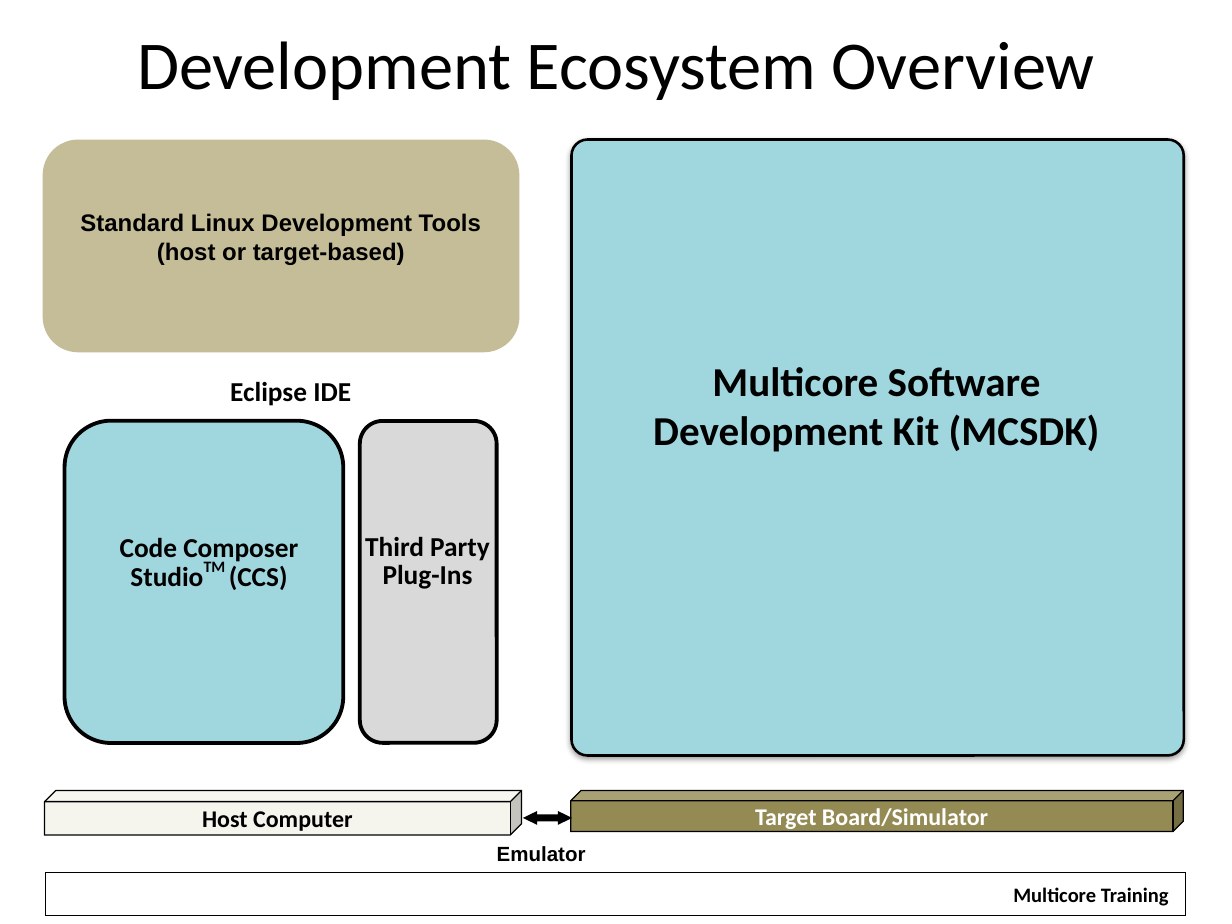
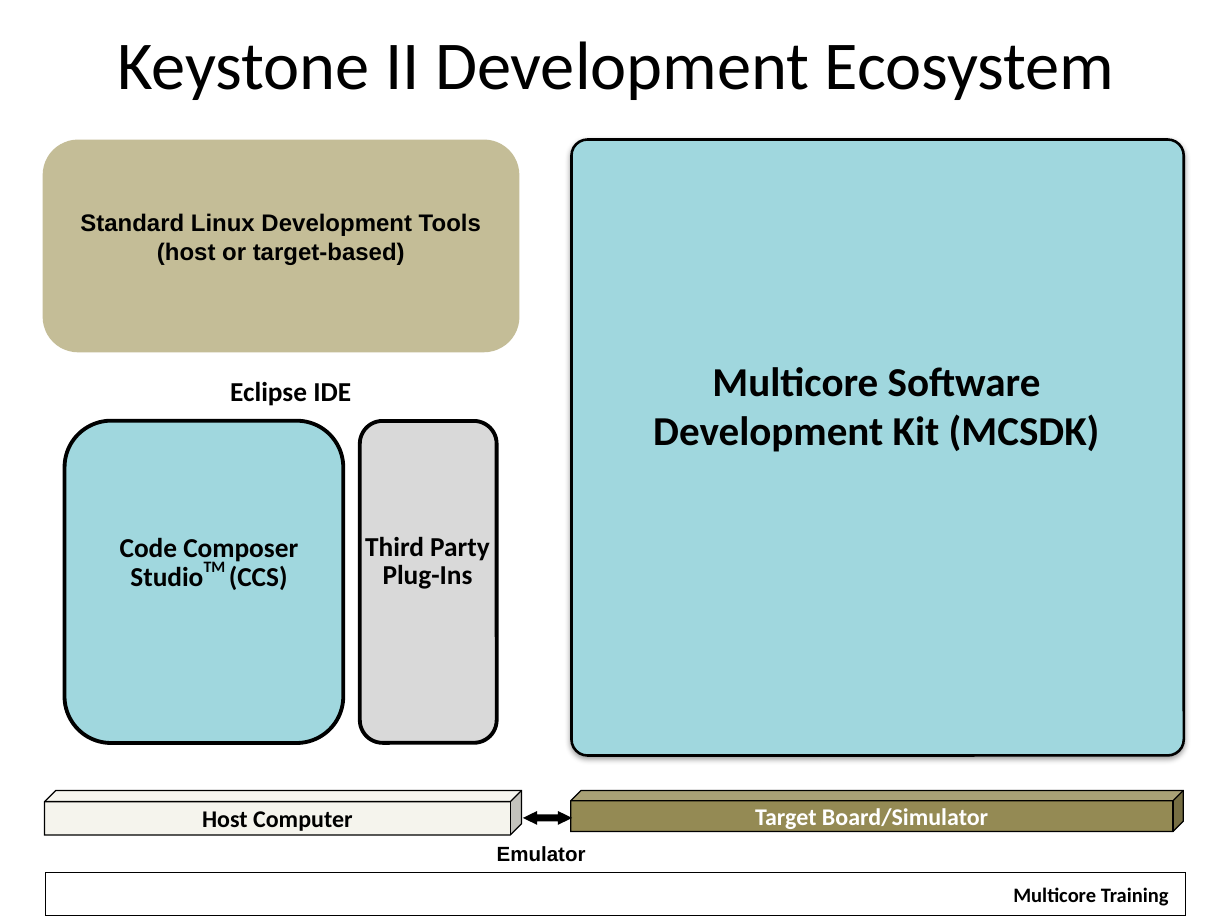
Before and after one commit to hari1989/keystone-workshop, a slide deck: slide 2 of slides/KeyStone Software.pptx (slide 4 before the commit). Drawn at 1232x924 pixels with LibreOffice and Linux fonts; fonts in the diff are those of the drawing; background and template pictures are left out. Boxes give left, top, right and bottom in pixels: in the first picture for what was removed or moved away, otherwise in the second. Text is boxed around its words. In the diff, an @@ line names an element or a change of style, - is before the commit and + after.

```diff
--- a/slides/KeyStone Software.pptx
+++ b/slides/KeyStone Software.pptx
@@ title at box(117, 41, 1114, 100): text changed @@
-Development Ecosystem Overview
+Keystone II Development Ecosystem
```
Also in this commit, not shown: 12 other slides changed, 8 slides added, 39 slides removed.
